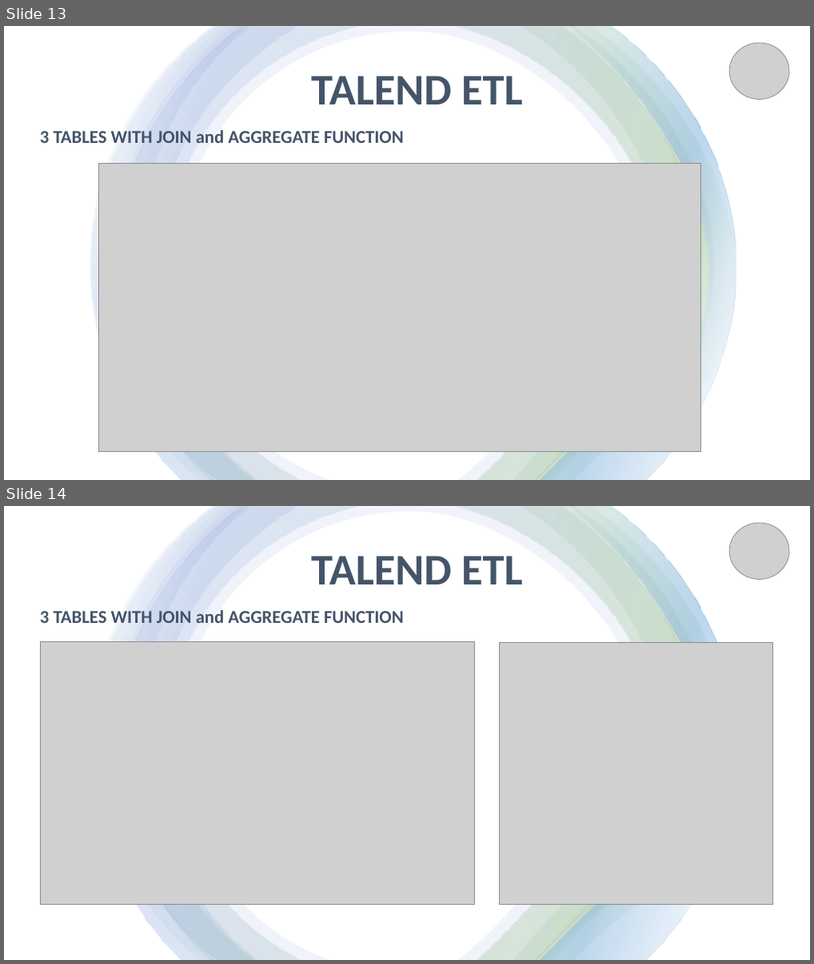
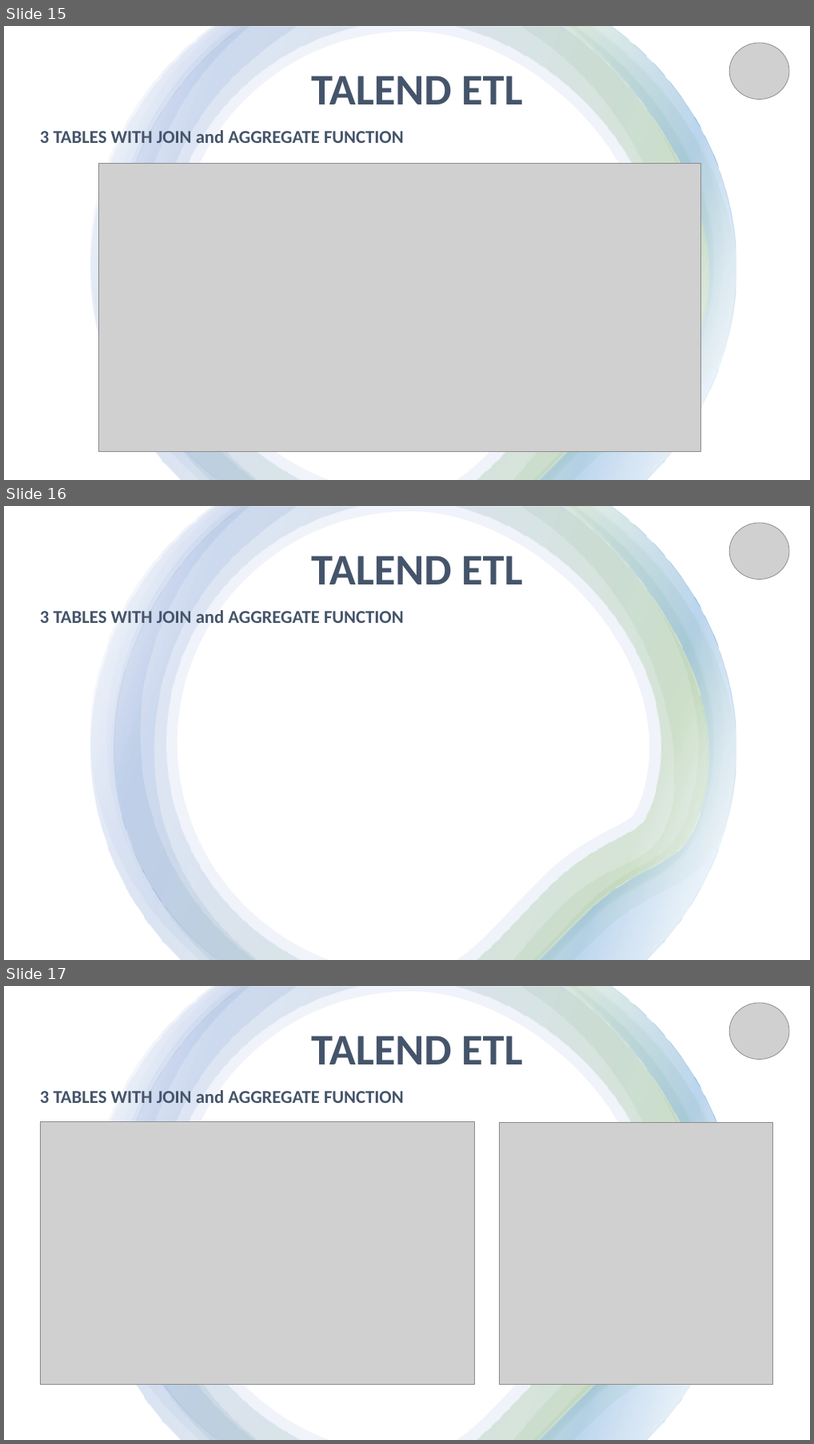
Before and after one commit to ileri-seviye-mssql-oracle-sql-bootcamp/oracle-proje-hello-data, a slide deck: ORACLE SQL PROJECT.pptx. Shown one above the other, each under a label of ours: slides 13 and 14 before the commit, slides 15, 16 and 17 after it. The pictures are 814x964 and 814x1444 pixels, drawn with LibreOffice and Linux fonts; fonts in the diff are those of the drawing; grey boxes stand for pictures; background and template pictures are left out. Boxes give left, top, right and bottom in pixels: in the first picture for what was removed or moved away, otherwise in the second. Text is boxed around its words. In the diff, an @@ line names an element or a change of style, - is before the commit and + after.

```diff
--- a/ORACLE SQL PROJECT.pptx
+++ b/ORACLE SQL PROJECT.pptx
@@ slide 16 added at bbox=[4, 506, 810, 960], background picture (left out) @@
@@ rectangle added at bbox=[4, 506, 810, 960], fill #FFFFFF @@
@@ group added at bbox=[90, 506, 737, 960]: 7 freeform shapes @@
@@ picture added at bbox=[730, 523, 790, 579] @@
@@ text added at bbox=[311, 556, 523, 584], 52 pt, text #44546A, bold @@
+TALEND ETL
@@ title added at bbox=[40, 610, 404, 623], 21.6 pt, text #44546A, bold @@
+3 TABLES WITH JOIN and AGGREGATE FUNCTION
@@ what was slide 13 is now slide 15 @@
@@ what was slide 14 is now slide 17 @@
```
Also in this commit, not shown: 3 other slides added.
